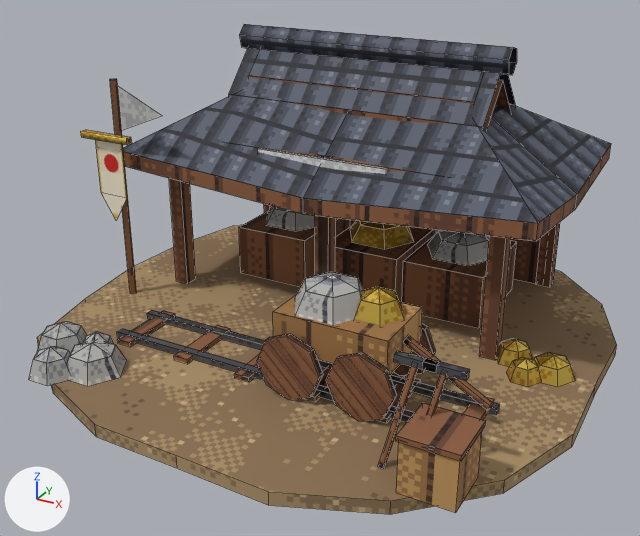
An edit to the Blender file art_source/blender/japanese/mining_camp.blend, drawn before and after from the same camera.
Before and after are seen from a 50 mm lens placed at (2.44, -4.64, 2.75), pointed at (-0.03, -0.15, 0.51). The axes (+X, +Y, +Z) are drawn at lower left. The lights are the same throughout. The older version comes first. Mesh edges are drawn as thin lines.

Script lines for the objects in view, before the commit:
```python
me_japanese_mining_camp = bpy.data.meshes.new('japanese_mining_camp')
me_japanese_mining_camp.from_pydata(...)  # 1411 vertices, 402 faces; spans x -1.74..1.71, y -1.74..1.79, z 0.0..1.83
me_japanese_mining_camp.materials.append(mat_pe_dirt)  # picture img_pe_dirt
me_japanese_mining_camp.materials.append(mat_pe_wooddark)  # picture img_pe_wooddark
me_japanese_mining_camp.materials.append(mat_team_trim)  # picture img_team_trim
me_japanese_mining_camp.materials.append(mat_pe_roofdark)  # picture img_pe_roofdark
me_japanese_mining_camp.materials.append(mat_pe_plasterwhite)  # picture img_pe_plasterwhite
me_japanese_mining_camp.materials.append(mat_pe_stonegrey)  # picture img_pe_stonegrey
me_japanese_mining_camp.materials.append(mat_pe_gold)  # picture img_pe_gold
me_japanese_mining_camp.materials.append(mat_pe_iron)  # picture img_pe_iron
me_japanese_mining_camp.materials.append(mat_pe_woodlight)  # picture img_pe_woodlight
me_japanese_mining_camp.materials.append(mat_pe_banner_japanese)  # picture img_banner_japanese_png
ob_japanese_mining_camp = bpy.data.objects.new('japanese_mining_camp', me_japanese_mining_camp)
ob_japanese_mining_camp.location = (0.0, 0.0, 0.0)
```
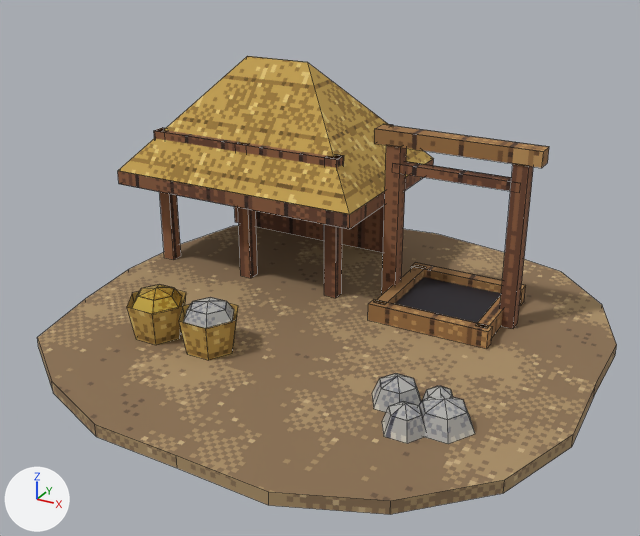
Boxes (x1, y1, x2, y2) around the edits, measured in the pictures (640 x 536 px):
'japanese_mining_camp', reshaped (7% shorter)
    before: (29, 24, 617, 514)
    after: (37, 56, 617, 514)
part 1 of me_japanese_mining_camp, deleted
    before: (29, 48, 611, 513)
part 2 of me_japanese_mining_camp, cut back
    before: (239, 24, 517, 75)
    after: (118, 56, 549, 349)
part 3 of me_japanese_mining_camp, cut back
    before: (337, 335, 493, 417)
    after: (372, 373, 475, 444)
part 4 of me_japanese_mining_camp, added (brown)
    after: (127, 284, 238, 360)

The change, as a list of edits to the scene's bpy script:
```text
Add img_pe_window:
    img_pe_window = load_image('PE_Window', '../../textures/materials/PE_Window.png', 64, 64, 'sRGB')
Add img_pe_thatch:
    img_pe_thatch = load_image('PE_Thatch', '../../textures/materials/PE_Thatch.png', 64, 64, 'sRGB')
Add mat_pe_window:
    mat_pe_window = principled_material('PE_Window')
    mat_pe_window.texture = img_pe_window
    mat_pe_window.roughness = 0.6
Add mat_pe_thatch:
    mat_pe_thatch = principled_material('PE_Thatch')
    mat_pe_thatch.texture = img_pe_thatch
    mat_pe_thatch.roughness = 1.0
Change me_japanese_mining_camp:
    used by ob_japanese_mining_camp; location = (0.0, 0.0, 0.0)
    remove me_japanese_mining_camp.from_pydata(...)  # 1411 vertices, 402 faces; spans x -1.74..1.71, y -1.74..1.79, z 0.0..1.83
    add me_japanese_mining_camp.from_pydata(...)  # 678 vertices, 192 faces; spans x -1.85..1.71, y -1.74..1.79, z 0.0..1.58
    me_japanese_mining_camp part 1: 319 loose pieces with 1267 vertices, spanning x -1.64..1.59, y -1.53..1.53, z 0.07..1.75, are deleted
    me_japanese_mining_camp part 2: 32 vertices removed from x -1.05..1.1, y 0.0..1.3, z 0.08..1.83; 322 vertices added at x -1.85..1.15, y 0.1..1.5, z 0.08..1.58
    me_japanese_mining_camp part 3: 32 vertices removed from x 0.47..1.31, y -0.99..-0.68, z 0.08..0.5; 168 vertices added at x 0.61..1.26, y -1.05..-0.57, z 0.08..0.24
    me_japanese_mining_camp part 4: 108 vertices added at x -1.1..-0.3, y -0.87..-0.53, z 0.08..0.4
    other edits to the shape of me_japanese_mining_camp do not show in these pictures
    remove me_japanese_mining_camp.materials.append(mat_pe_roofdark)  # picture img_pe_roofdark
    remove me_japanese_mining_camp.materials.append(mat_pe_plasterwhite)  # picture img_pe_plasterwhite
    remove me_japanese_mining_camp.materials.append(mat_pe_iron)  # picture img_pe_iron
    remove me_japanese_mining_camp.materials.append(mat_pe_banner_japanese)  # picture img_banner_japanese_png
    add me_japanese_mining_camp.materials.append(mat_pe_thatch)  # picture img_pe_thatch
    add me_japanese_mining_camp.materials.append(mat_pe_window)  # picture img_pe_window
```
